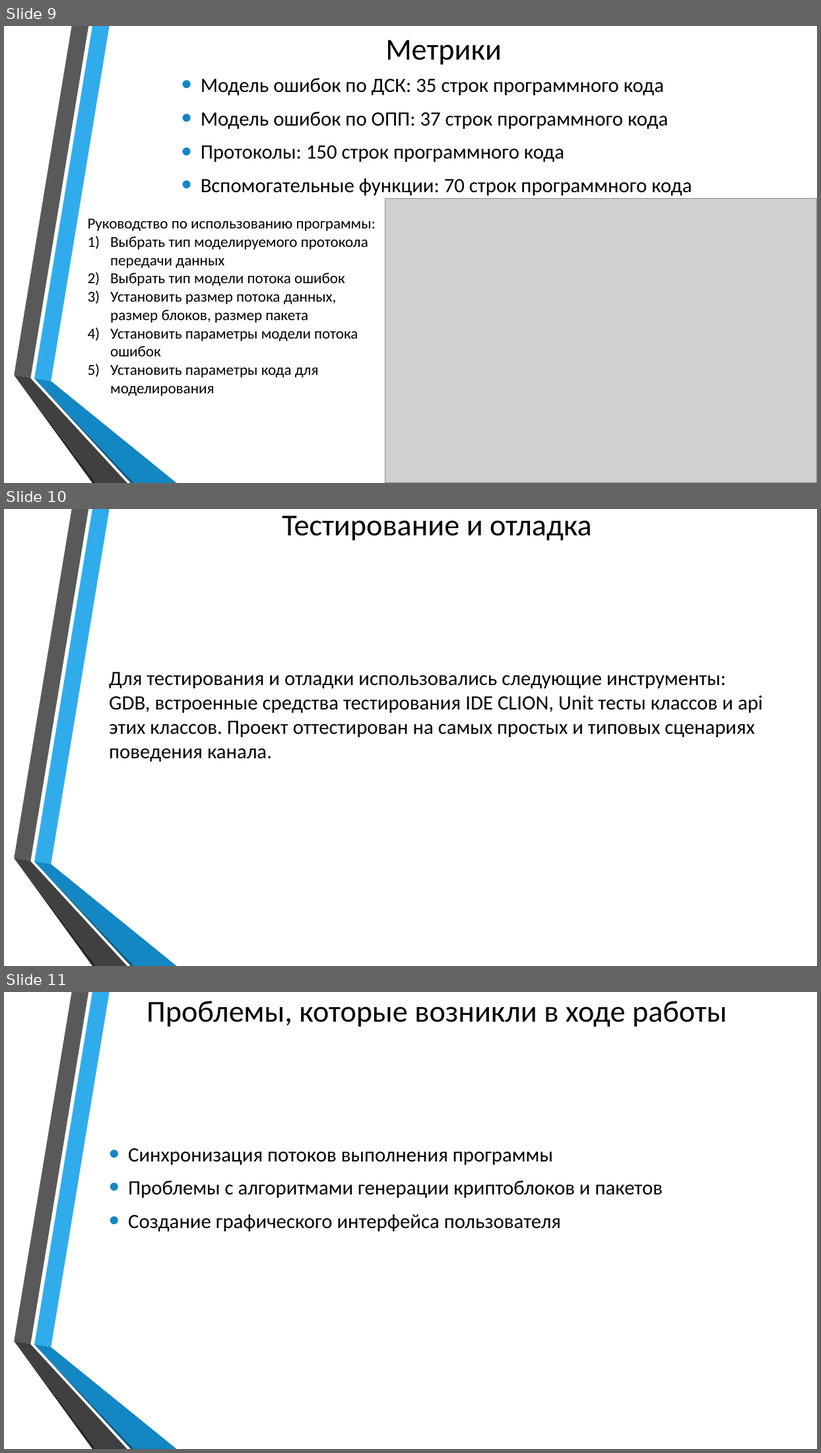
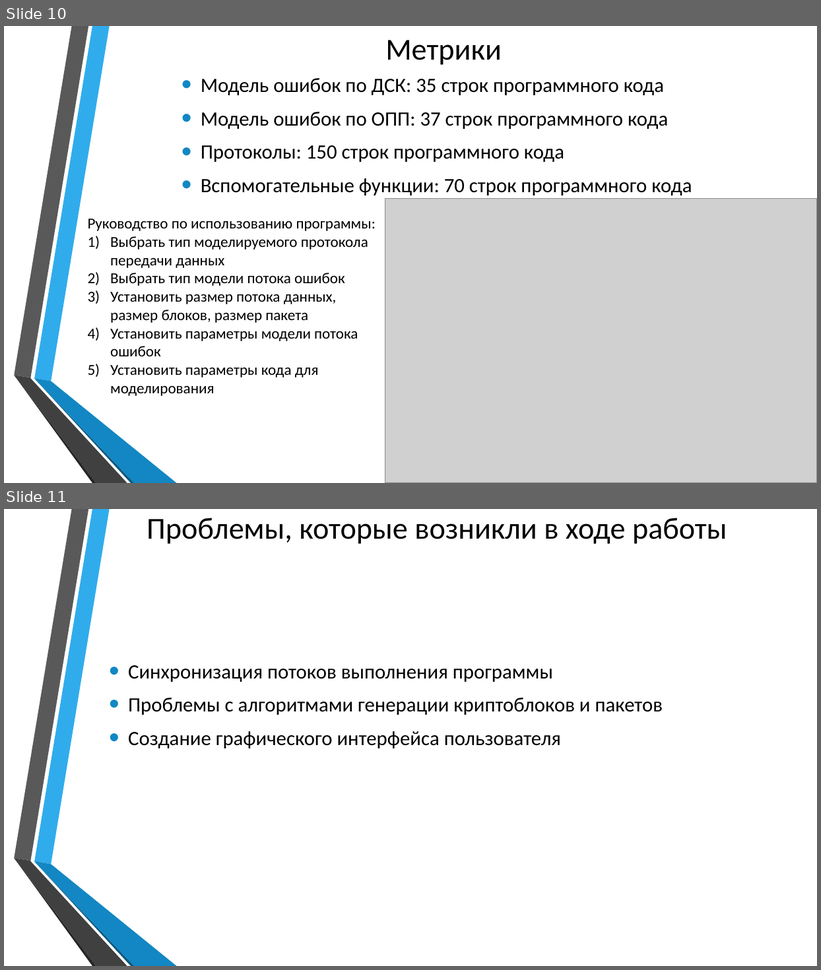
Before and after one commit to poriesto/ModelChannel, a slide deck: Theory/НИР.pptx. Shown one above the other, each under a label of ours: slides 9, 10 and 11 before the commit, slides 10 and 11 after it. The pictures are 821x1453 and 821x970 pixels, drawn with LibreOffice and Linux fonts; fonts in the diff are those of the drawing; grey boxes stand for pictures; background and template pictures are left out. Boxes give left, top, right and bottom in pixels: in the first picture for what was removed or moved away, otherwise in the second. Text is boxed around its words. In the diff, an @@ line names an element or a change of style, - is before the commit and + after.

```diff
--- a/Theory/НИР.pptx
+++ b/Theory/НИР.pptx
@@ slide 10 removed at (x1=4, y1=509, x2=817, y2=966), background picture (left out); not listed: 6 template elements that a slide beside it also shows @@
@@ title removed at (x1=282, y1=516, x2=592, y2=541) @@
-Тестирование и отладка
@@ text removed at (x1=109, y1=672, x2=763, y2=762) @@
-Для тестирования и отладки использовались следующие инструменты: GDB, встроенные средства тестирования IDE CLION, Unit тесты классов и api этих классов. Проект оттестирован на самых простых и типовых сценариях поведения канала.
@@ what was slide 9 is now slide 10 @@
```
Also in this commit, not shown: 3 slides changed, 3 slides added, 1 other slide removed, 8 other files.
